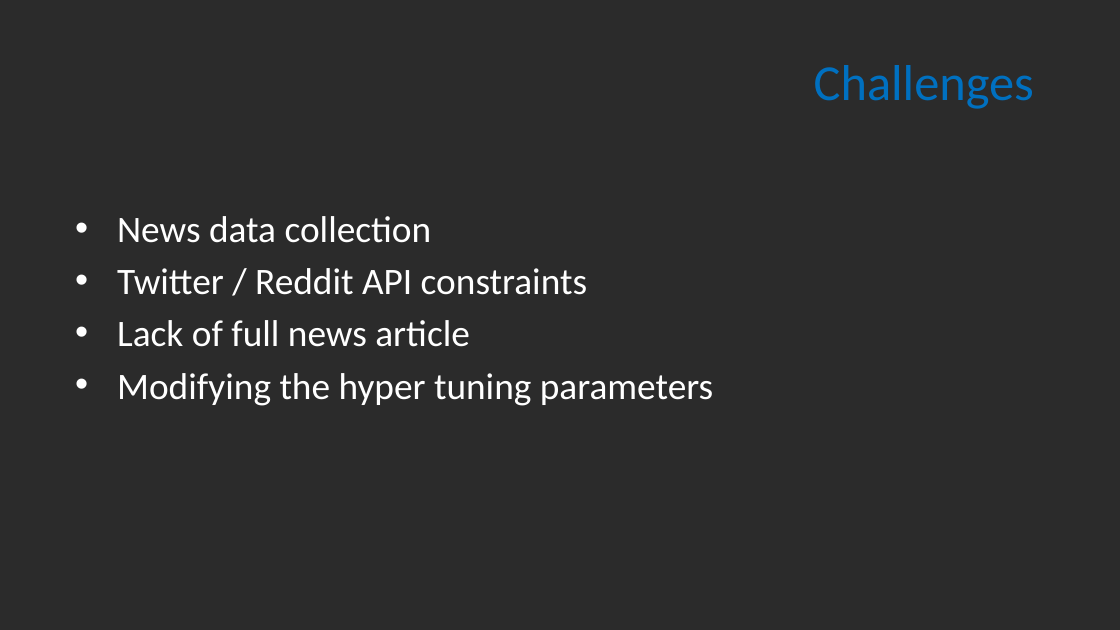
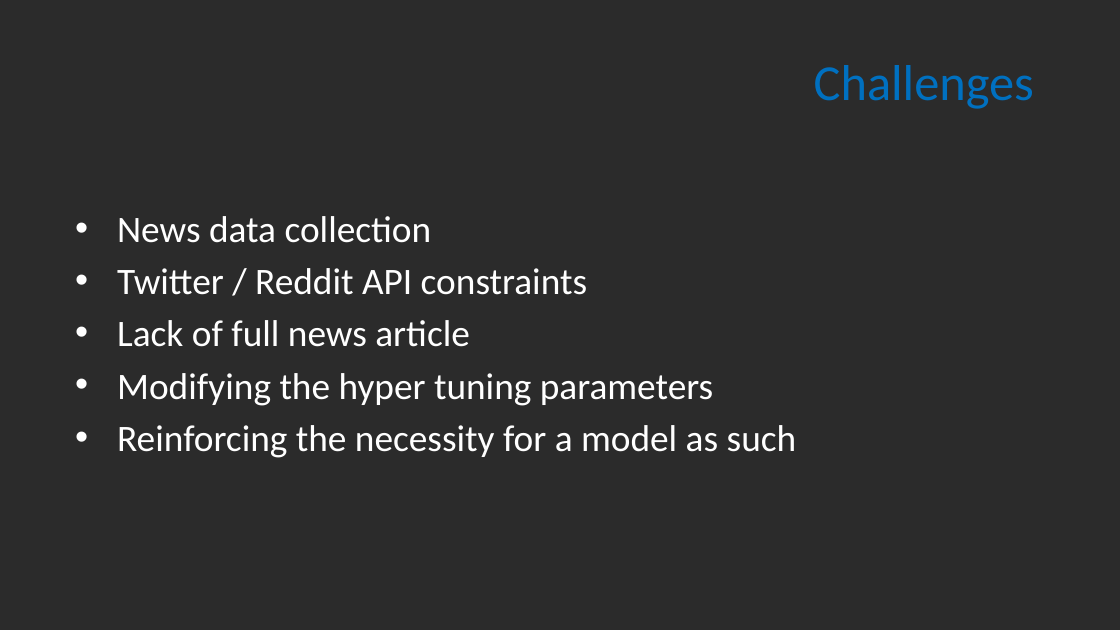
Before and after one commit to patricia-raj/predict-stock-movements, a slide deck: slide 10 of Project 02.pptx. Drawn at 1120x630 pixels with LibreOffice and Linux fonts; fonts in the diff are those of the drawing; background and template pictures are left out; a plain dark background stands for a picture behind light text. Boxes give left, top, right and bottom in pixels: in the first picture for what was removed or moved away, otherwise in the second. Text is boxed around its words. In the diff, an @@ line names an element or a change of style, - is before the commit and + after.

```diff
--- a/Project 02.pptx
+++ b/Project 02.pptx
@@ text at (x1=117, y1=425, x2=797, y2=458): paragraph added @@
+• Reinforcing the necessity for a model as such
```
